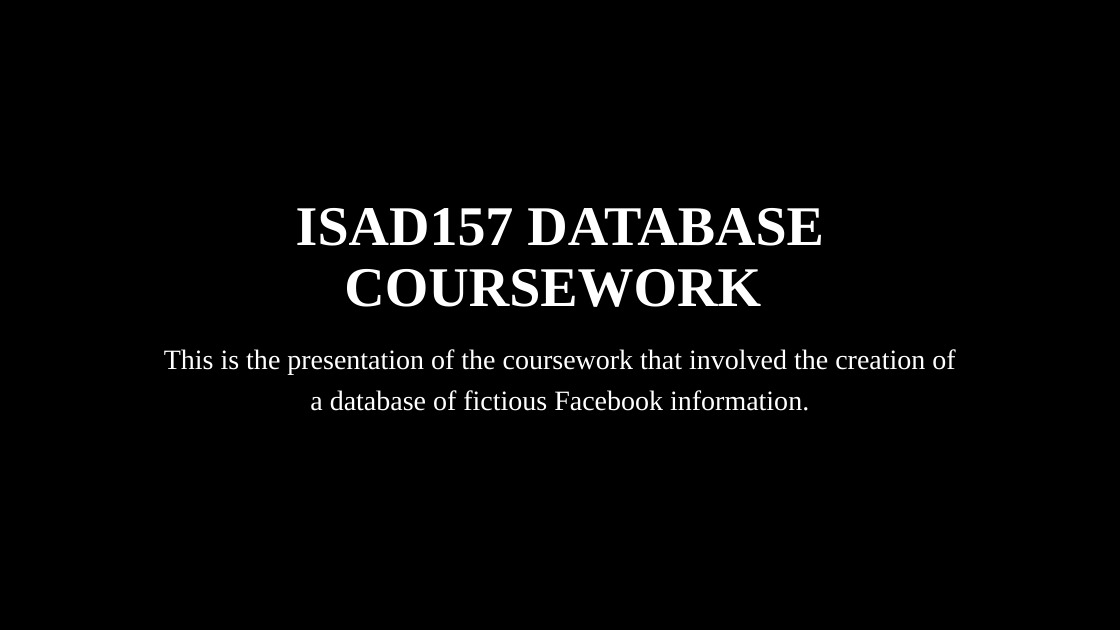
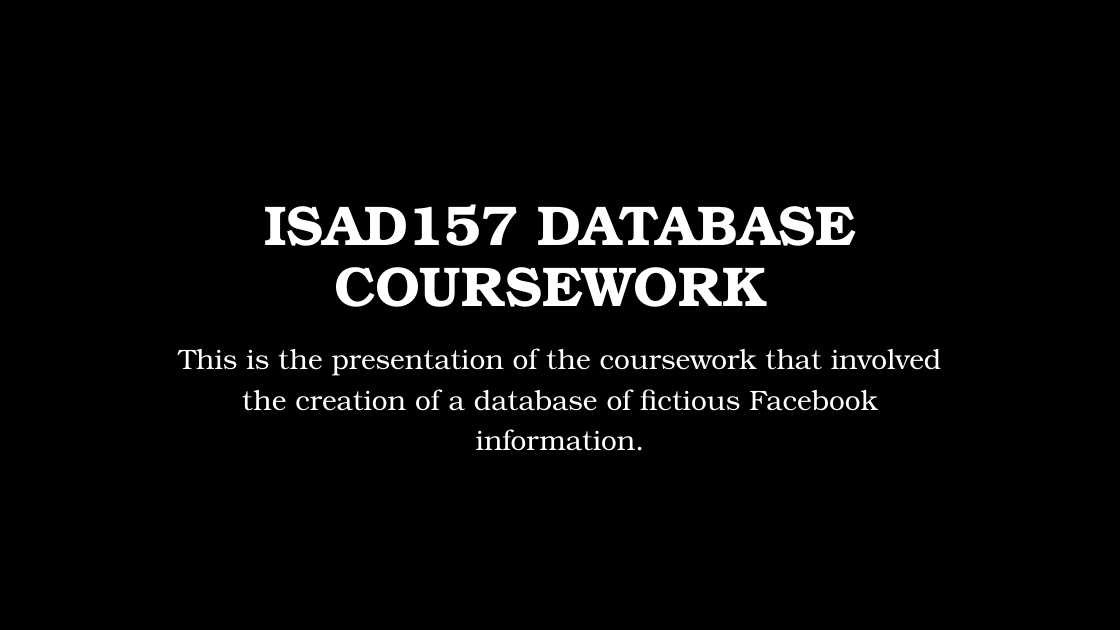
Before and after one commit to jkinver/ISAD157-Coursework, a slide deck: slide 1 of ISAD157 Presentation.pptx. Drawn at 1120x630 pixels with LibreOffice and Linux fonts; fonts in the diff are those of the drawing; background and template pictures are left out. Boxes give left, top, right and bottom in pixels: in the first picture for what was removed or moved away, otherwise in the second. Text is boxed around its words. In the diff, an @@ line names an element or a change of style, - is before the commit and + after.

Commit message:
Updated Presentation
Updated the font style to be consistent across the entire slideshow and created seven slides covering the title, the scenario, the UML diagrams, and the Entity Relations. All that remains to speak about is the SQL Queries.

```diff
--- a/ISAD157 Presentation.pptx
+++ b/ISAD157 Presentation.pptx
@@ title "ISAD157 DATABASE COURSEWORK" at bbox=[264, 204, 856, 307]: font Times New Roman to TeX Gyre Bonum @@
@@ subtitle "This is the presentation of ..." at bbox=[179, 348, 942, 451]: font Times New Roman to TeX Gyre Bonum @@
```
Also in this commit, not shown: 1 other slide changed, 6 slides added, 1 other file.
